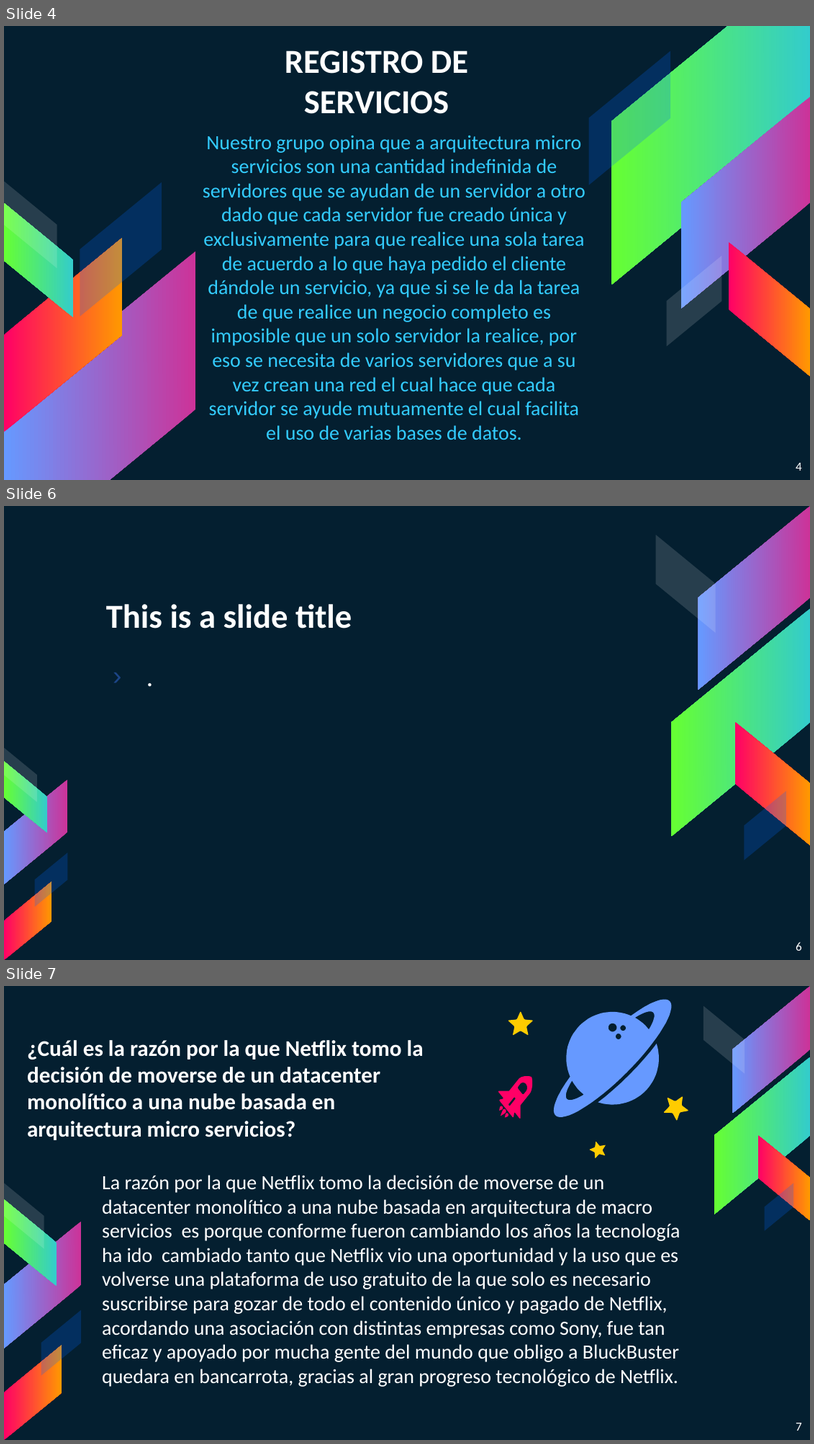
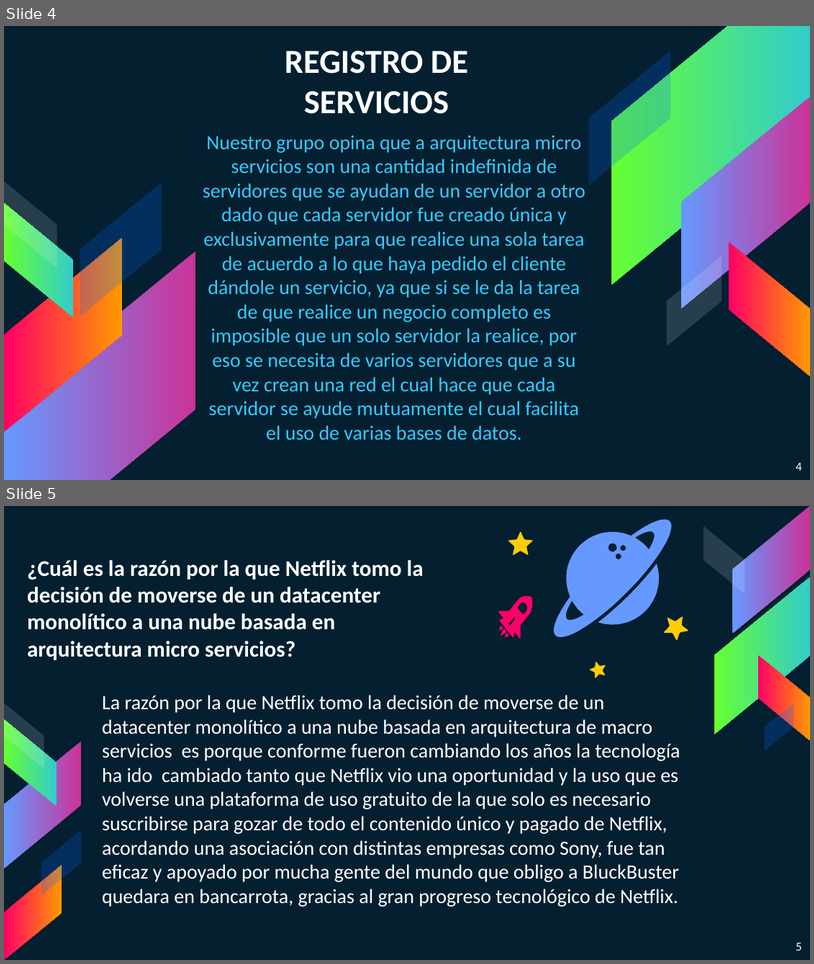
Before and after one commit to LauraCamilaPaez/Microservices-Architecture, a slide deck: power-point/arquitectura de micro servicios.pptx. Shown one above the other, each under a label of ours: slides 4, 6 and 7 before the commit, slides 4 and 5 after it; the slides between them are not shown. The pictures are 814x1444 and 814x964 pixels, drawn with LibreOffice and Linux fonts; fonts in the diff are those of the drawing. Boxes give left, top, right and bottom in pixels: in the first picture for what was removed or moved away, otherwise in the second. Text is boxed around its words. In the diff, an @@ line names an element or a change of style, - is before the commit and + after.

```diff
--- a/power-point/arquitectura de micro servicios.pptx
+++ b/power-point/arquitectura de micro servicios.pptx
@@ slide 6 removed at box(4, 506, 810, 960), background #041F30 @@
@@ title removed at box(106, 604, 352, 628) @@
-This is a slide title
@@ text removed at box(98, 652, 625, 896) @@
-› .
@@ group removed at box(656, 506, 810, 860): 5 parallelograms @@
@@ group removed at box(4, 748, 68, 959): 5 parallelograms @@
@@ page number removed at box(796, 942, 802, 950) @@
-6
@@ what was slide 7 is now slide 5 @@
@@ page number at box(796, 942, 802, 950): text changed @@
-7
+5
```
Also in this commit, not shown: 1 slide changed, 3 other slides removed.
